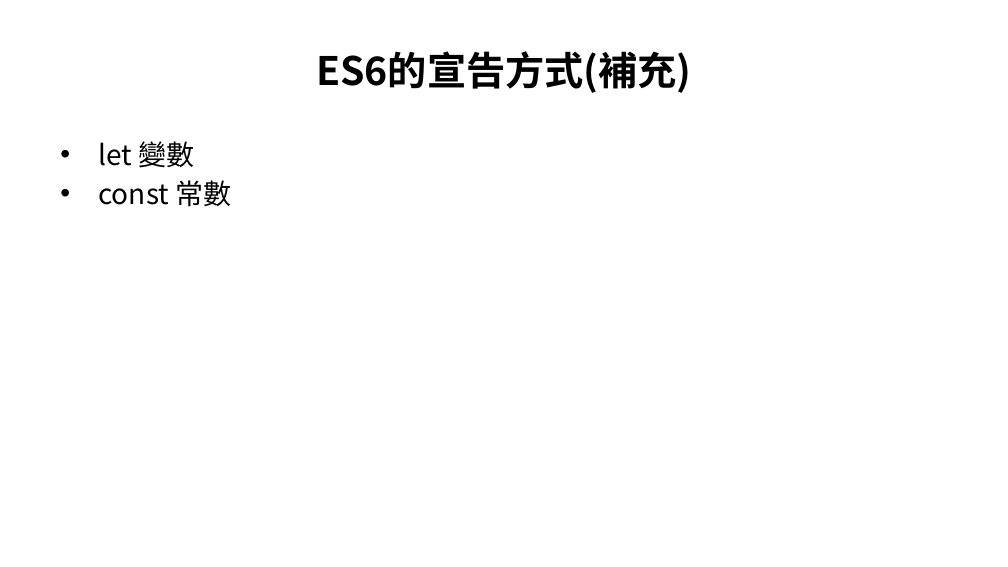
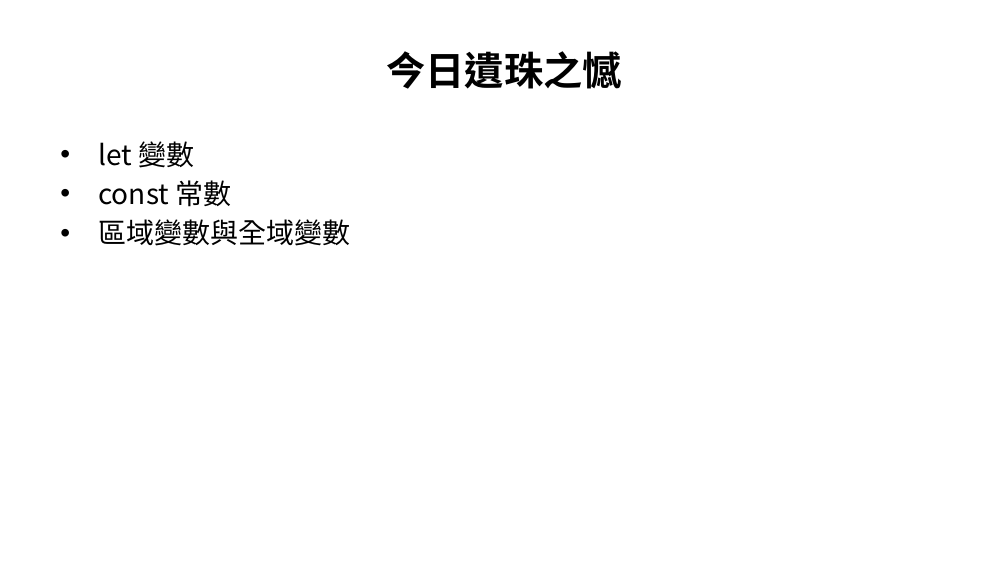
Before and after one commit to allen8101070/JavaScript-PPT, a slide deck: slide 31 of javaScript.pptx (slide 33 before the commit). Drawn at 1008x567 pixels with LibreOffice and Linux fonts; fonts in the diff are those of the drawing. Boxes give left, top, right and bottom in pixels: in the first picture for what was removed or moved away, otherwise in the second. Text is boxed around its words. In the diff, an @@ line names an element or a change of style, - is before the commit and + after.

```diff
--- a/javaScript.pptx
+++ b/javaScript.pptx
@@ title at <box>387,51,622,89</box>: text changed @@
-ES6的宣告方式(補充)
+今日遺珠之憾
@@ text at <box>98,219,350,246</box>: paragraph added @@
+• 區域變數與全域變數
```
Also in this commit, not shown: 12 other slides changed, 6 slides added, 4 slides removed.
